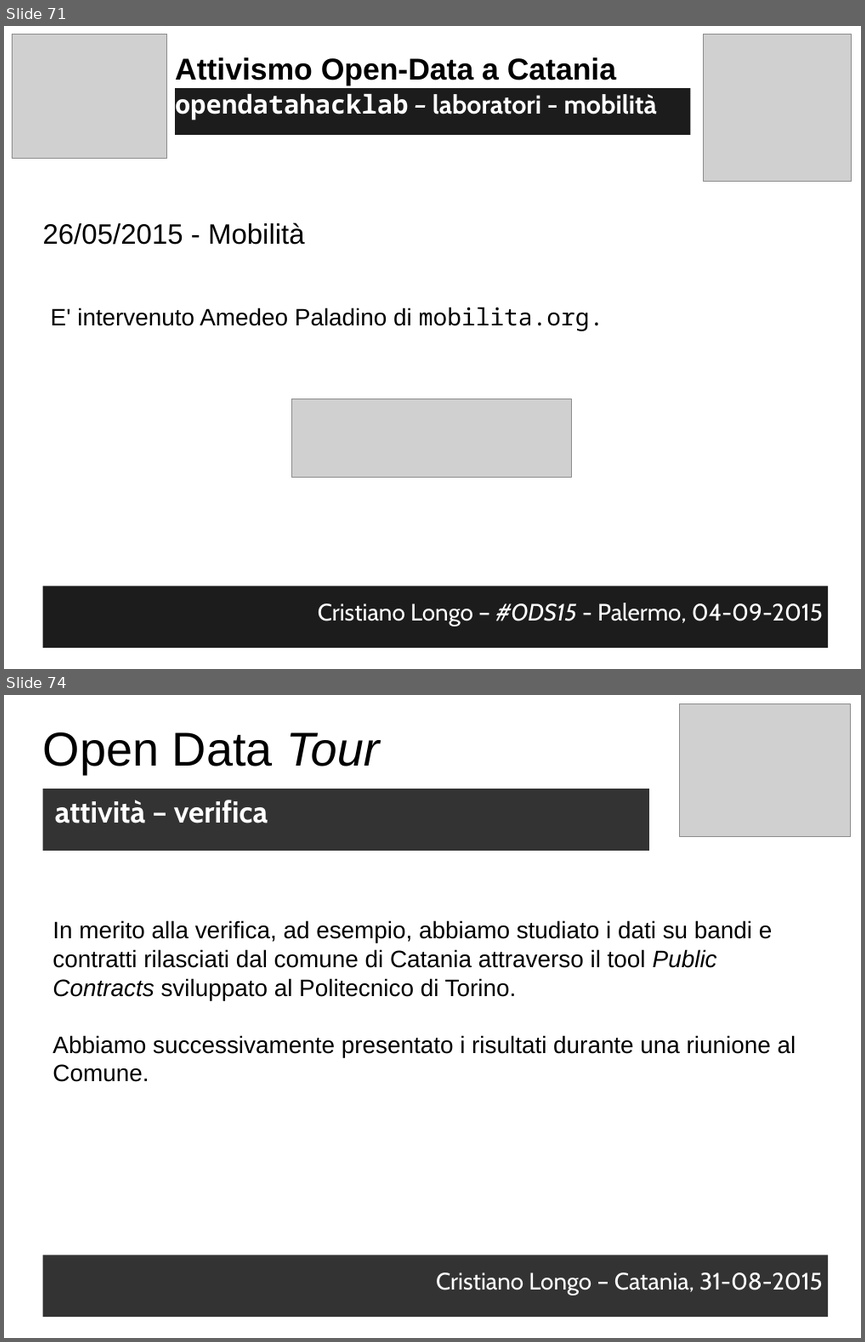
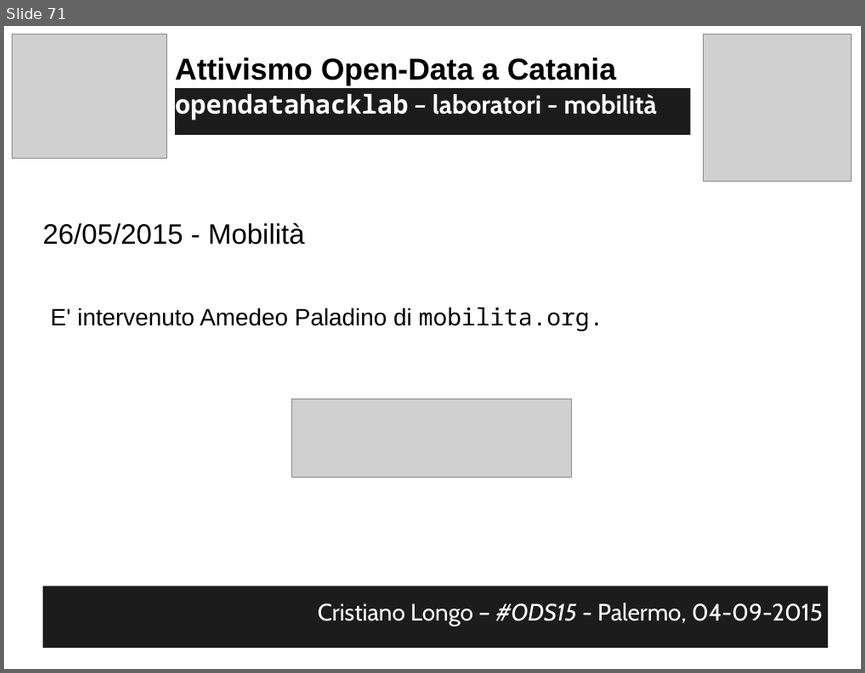
Before and after one commit to opendatahacklab/opendatahacklab.github.io, a slide deck: events/odt_ods15.odp. Shown one above the other, each under a label of ours: slides 71 and 74 before the commit, slide 71 after it; the slides between them are not shown. The pictures are 865x1342 and 865x673 pixels, drawn with LibreOffice and Linux fonts; fonts in the diff are those of the drawing; grey boxes stand for pictures. Boxes give left, top, right and bottom in pixels: in the first picture for what was removed or moved away, otherwise in the second. Text is boxed around its words. In the diff, an @@ line names an element or a change of style, - is before the commit and + after.

```diff
--- a/events/odt_ods15.odp
+++ b/events/odt_ods15.odp
@@ slide 74 removed at [4, 695, 861, 1338], background #FFFFFF @@
@@ picture removed at [680, 704, 851, 836] @@
@@ text removed at [43, 732, 380, 774] @@
-Open Data Tour
@@ text removed at [43, 789, 649, 851] @@
-attività – verifica
@@ text removed at [52, 920, 796, 1082] @@
-In merito alla verifica, ad esempio, abbiamo studiato i dati su bandi e contratti rilasciati dal comune di Catania attraverso il tool Public Contracts sviluppato al Politecnico di Torino.
-Abbiamo successivamente presentato i risultati durante una riunione al Comune.
@@ text removed at [43, 1255, 828, 1316] @@
-Cristiano Longo – Catania, 31-08-2015
```
Also in this commit, not shown: 2 slides changed, 4 slides added, 4 other slides removed, 1 other file.
